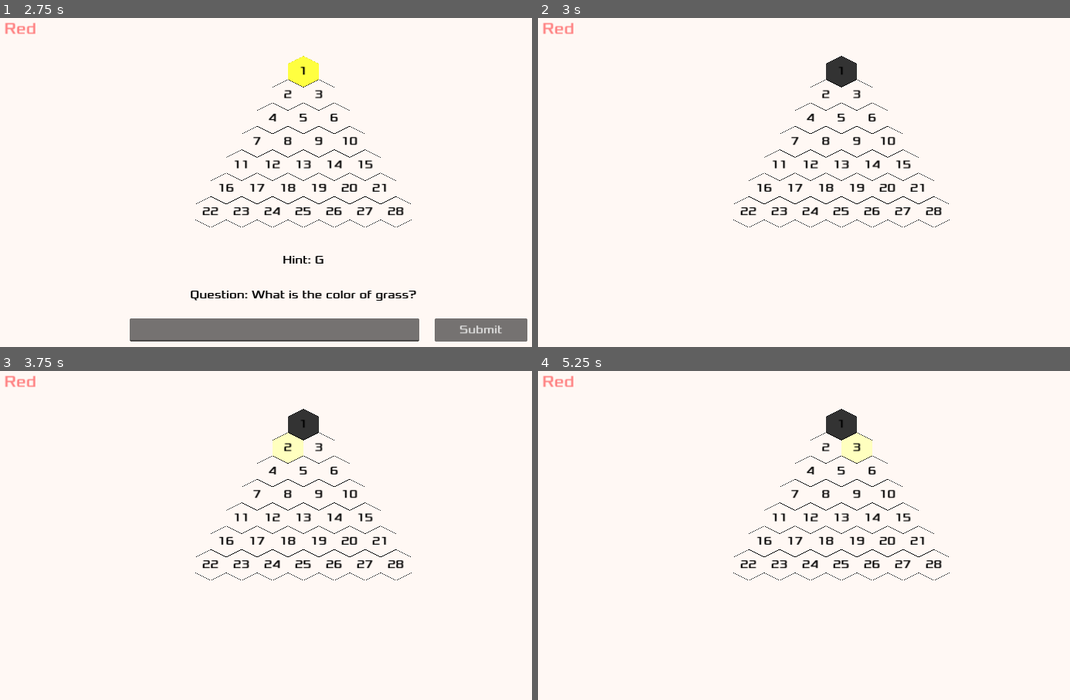
Above: before the commit, frames 1-4 (two rows, left to right).
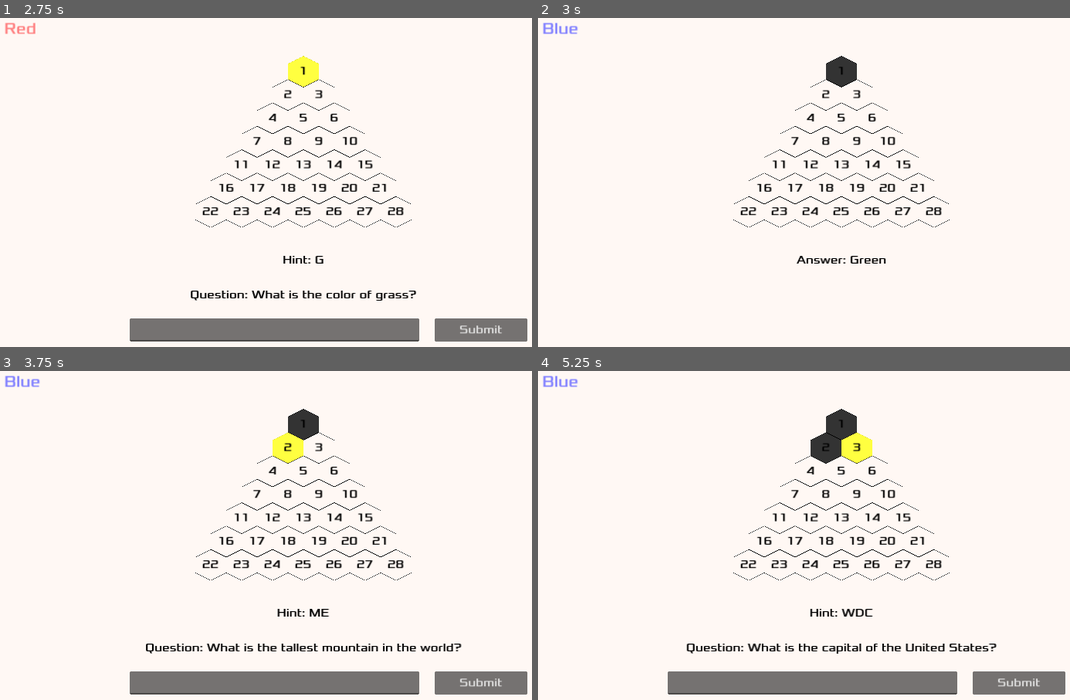
Above: after the commit, the same moments.

Repository: iggyshu/az-quiz
Game: Godot game, scene res://main.tscn
Same seed, same stepped clock (60 frames per second), same inputs: the game is played once before the commit and once after it.
Inputs (mouse positions are in pixels of both pictures, inside the frame that each line leads up to):
- Up to frame 1 (2.75 s): tap Enter at 0.5 s; move the mouse to (303, 70) at 0.52 s; click (303, 70) at 0.67 s; click (276, 330) at 1.27 s; type "Alex" at 1.35 s; click "Submit" at 2 s
- Up to frame 2 (3 s): click "Submit" at 2.75 s
- Up to frame 3 (3.75 s): tap Space at 3.5 s; move the mouse to (287, 446) at 3.52 s; click (287, 446) at 3.67 s
- Up to frame 4 (5.25 s): click (1016, 683) at 4.25 s, where only the run after the commit has a clickable "Submit"; tap Enter at 5 s; move the mouse to (857, 446) at 5.02 s; click (857, 446) at 5.17 s

Frame 1 is identical in both runs. In frame 2, 0.4% of the frame differs, in the area x 0-66%, y 1-75%; in frame 3, 6.4%; in frame 4, 6.9%, in the area x 0-100%, y 1-99%.

Commit message:
fix black tile transition

Diff:
--- a/main.gd
+++ b/main.gd
@@ -216,3 +216,11 @@
 		# make the tile black
 		current_hex.set_black()
 		$HUD.hide_controls()
+		$HUD.show_message("Answer: " + current_question.answer_text)
+		current_question = null
+		if current_team == BLUE:
+			current_team = RED
+			$HUD.set_team(RED)
+		else:
+			current_team = BLUE
+			$HUD.set_team(BLUE)
